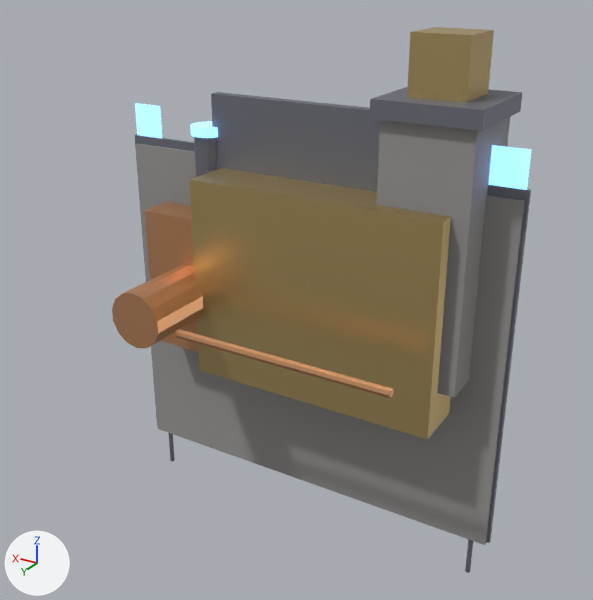
An edit to the glTF model game/assets/models/gearforge_civic_hall.glb, drawn before and after from the same camera.
Both versions are drawn from a camera (50 mm lens) standing at (-12.0, 20.64, 11.64) and looking at (0.26, 0.2, 1.42). The lights are fixed; the arrows at lower left show +X, +Y and +Z. The older version comes first. Vertices at exactly the same position are counted once.

The older version as bpy lines, for what is in view:
```python
ob_gearforge_civic_hall_annex = bpy.data.objects.new('gearforge_civic_hall_annex', me_cube_003)
ob_gearforge_civic_hall_annex.location = (0.0, 0.0, 0.0)
ob_gearforge_civic_hall_banner_60 = bpy.data.objects.new('gearforge_civic_hall_banner_60', me_cube_014)
ob_gearforge_civic_hall_banner_60.location = (0.0, 0.0, 0.0)
ob_gearforge_civic_hall_banner__60 = bpy.data.objects.new('gearforge_civic_hall_banner_-60', me_cube_013)
ob_gearforge_civic_hall_banner__60.location = (0.0, 0.0, 0.0)
ob_gearforge_civic_hall_hall = bpy.data.objects.new('gearforge_civic_hall_hall', me_cube_002)
ob_gearforge_civic_hall_hall.location = (0.0, 0.0, 0.0)
ob_gearforge_civic_hall_pad = bpy.data.objects.new('gearforge_civic_hall_pad', me_cube)
ob_gearforge_civic_hall_pad.location = (0.0, 0.0, 0.0)
ob_gearforge_civic_hall_pad_trim = bpy.data.objects.new('gearforge_civic_hall_pad_trim', me_cube_001)
ob_gearforge_civic_hall_pad_trim.location = (0.0, 0.0, 0.0)
ob_gearforge_civic_hall_pole_60 = bpy.data.objects.new('gearforge_civic_hall_pole_60', me_cylinder_005)
ob_gearforge_civic_hall_pole_60.location = (6.0, 0.0, -4.2)
ob_gearforge_civic_hall_roof = bpy.data.objects.new('gearforge_civic_hall_roof', me_cube_004)
ob_gearforge_civic_hall_roof.location = (0.0, 0.0, 0.0)
ob_gearforge_civic_hall_stack = bpy.data.objects.new('gearforge_civic_hall_stack', me_cylinder_001)
ob_gearforge_civic_hall_stack.location = (3.6, 0.0, 4.6)
# also in view: 'gearforge_civic_hall_pipe' at (-1.0, 3.35, 1.0); 'gearforge_civic_hall_tower' at (-4.2, 0.0, 3.9); 'gearforge_civic_hall_tank' at (3.6, 2.6, 1.4); 'gearforge_civic_hall_tower_top' at (-4.2, 0.0, 8.9); 'gearforge_civic_hall_tower_cap' at (-4.2, 0.0, 7.85)
```
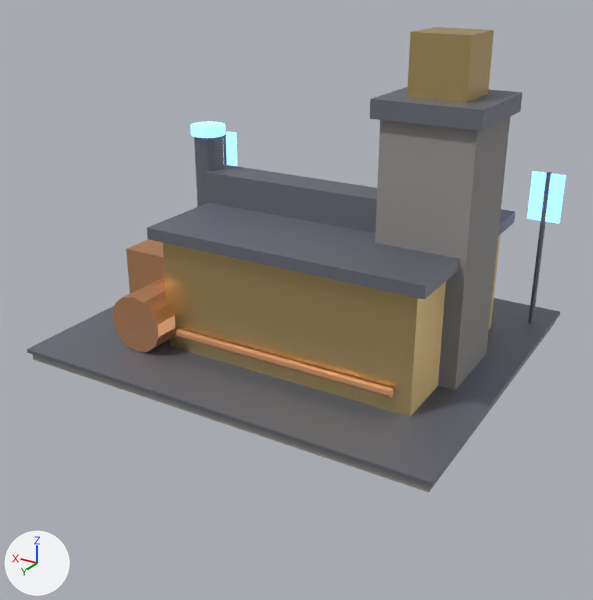
Where the change shows, as pixel boxes (x1, y1, x2, y2) in the pictures (593 x 600 px):
'gearforge_civic_hall_hall', rescaled: before (190, 168, 451, 439); after (163, 235, 500, 416)
'gearforge_civic_hall_pad', rescaled: before (136, 143, 525, 545); after (33, 322, 555, 492)
'gearforge_civic_hall_pad_trim', rescaled: before (135, 134, 531, 543); after (27, 298, 560, 487)
'gearforge_civic_hall_roof', rescaled: before (211, 92, 380, 192); after (147, 203, 515, 300)
'gearforge_civic_hall_annex', rescaled: before (145, 202, 199, 352); after (126, 239, 165, 293)
'gearforge_civic_hall_banner_-60', moved: before (488, 145, 531, 190); after (527, 171, 566, 224)
'gearforge_civic_hall_banner_60', moved: before (135, 103, 162, 138); after (223, 131, 238, 166)
'gearforge_civic_hall_pole_-60', moved: before (465, 539, 473, 573); after (528, 172, 552, 324)
'gearforge_civic_hall_pole_60', moved: before (169, 433, 175, 462); after (223, 130, 227, 165)
'gearforge_civic_hall_ridge', unchanged, uncovered by the edit: before (204, 171, 212, 174); after (204, 165, 377, 233)

What changed in the scene script:
```text
Change me_cube_003:
    used by ob_gearforge_civic_hall_annex; location = (0.0, 0.0, 0.0)
    remove me_cube_003.from_pydata(...)  # 8 vertices, 12 faces; spans x 1.9..5.3, y -1.3..1.3, z -0.75..3.85
    add me_cube_003.from_pydata(...)  # 8 vertices, 12 faces; spans x 1.9..5.3, y -2.3..2.3, z 0.25..2.85
    me_cube_003 part 1: the whole mesh is scaled about its middle by (1, 1.77, 0.565)
Change me_cube_014:
    used by ob_gearforge_civic_hall_banner_60; location = (0.0, 0.0, 0.0)
    remove me_cube_014.from_pydata(...)  # 8 vertices, 12 faces; spans x 5.5..6.5, y -0.04..0.04, z 5.45..6.95
    add me_cube_014.from_pydata(...)  # 8 vertices, 12 faces; spans x 5.5..6.5, y -4.24..-4.16, z 3.85..5.35
    me_cube_014 part 2: the whole mesh is moved by (0.0, -4.2, -1.6)
Change me_cube_013:
    used by ob_gearforge_civic_hall_banner__60; location = (0.0, 0.0, 0.0)
    remove me_cube_013.from_pydata(...)  # 8 vertices, 12 faces; spans x -6.5..-5.5, y -0.04..0.04, z 5.45..6.95
    add me_cube_013.from_pydata(...)  # 8 vertices, 12 faces; spans x -6.5..-5.5, y -4.24..-4.16, z 3.85..5.35
    me_cube_013 part 3: the whole mesh is moved by (0.0, -4.2, -1.6)
Change me_cube_002:
    used by ob_gearforge_civic_hall_hall; location = (0.0, 0.0, 0.0)
    remove me_cube_002.from_pydata(...)  # 8 vertices, 12 faces; spans x -5.0..3.0, y -1.8..1.8, z -1.1..5.3
    add me_cube_002.from_pydata(...)  # 8 vertices, 12 faces; spans x -5.0..3.0, y -3.2..3.2, z 0.3..3.9
    me_cube_002 part 4: the whole mesh is scaled about its middle by (1, 1.78, 0.562)
Change me_cube:
    used by ob_gearforge_civic_hall_pad; location = (0.0, 0.0, 0.0)
    remove me_cube.from_pydata(...)  # 8 vertices, 12 faces; spans x -6.5..6.5, y -0.15..0.15, z -5.35..5.65
    add me_cube.from_pydata(...)  # 8 vertices, 12 faces; spans x -6.5..6.5, y -5.5..5.5, z 0.0..0.3
    me_cube part 5: the whole mesh is scaled about its middle by (1, 36.7, 0.0273)
Change me_cube_001:
    used by ob_gearforge_civic_hall_pad_trim; location = (0.0, 0.0, 0.0)
    remove me_cube_001.from_pydata(...)  # 8 vertices, 12 faces; spans x -6.6..6.6, y -0.06..0.06, z -5.28..5.92
    add me_cube_001.from_pydata(...)  # 8 vertices, 12 faces; spans x -6.6..6.6, y -5.6..5.6, z 0.26..0.38
    me_cube_001 part 6: the whole mesh is scaled about its middle by (1, 93.3, 0.0107)
Change me_cube_004:
    used by ob_gearforge_civic_hall_roof; location = (0.0, 0.0, 0.0)
    remove me_cube_004.from_pydata(...)  # 8 vertices, 12 faces; spans x -5.3..3.3, y -0.17..0.17, z 0.55..7.55
    add me_cube_004.from_pydata(...)  # 8 vertices, 12 faces; spans x -5.3..3.3, y -3.5..3.5, z 3.88..4.23
    me_cube_004 part 7: the whole mesh is scaled about its middle by (1, 20, 0.05)
Change ob_gearforge_civic_hall_pole_60:
    ob_gearforge_civic_hall_pole_60.location: (6.0, 0.0, -4.2) -> (6.0, -4.2, 2.88)
Change ob_gearforge_civic_hall_pole__60:
    ob_gearforge_civic_hall_pole__60.location: (-6.0, 0.0, -4.2) -> (-6.0, -4.2, 2.88)
```
